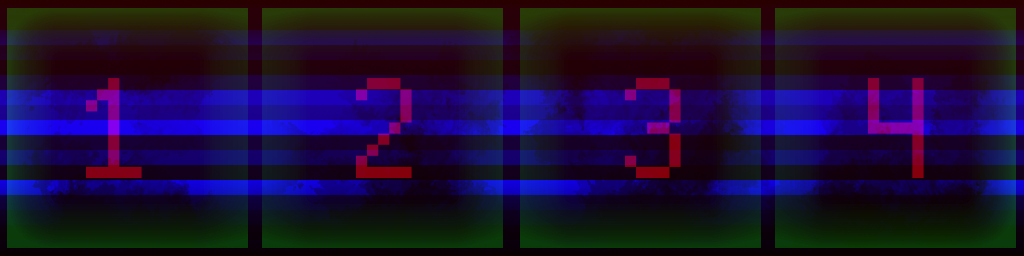
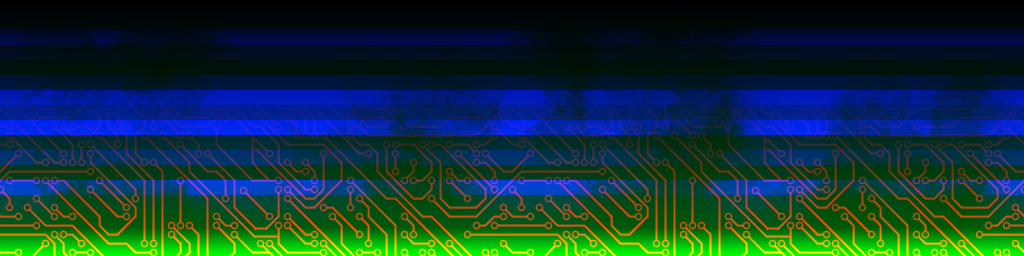
Comparing the layer stacks of the two (1024, 256) images. Changes:
painted on "Layer 3" over [0, 0, 1024, 256]
